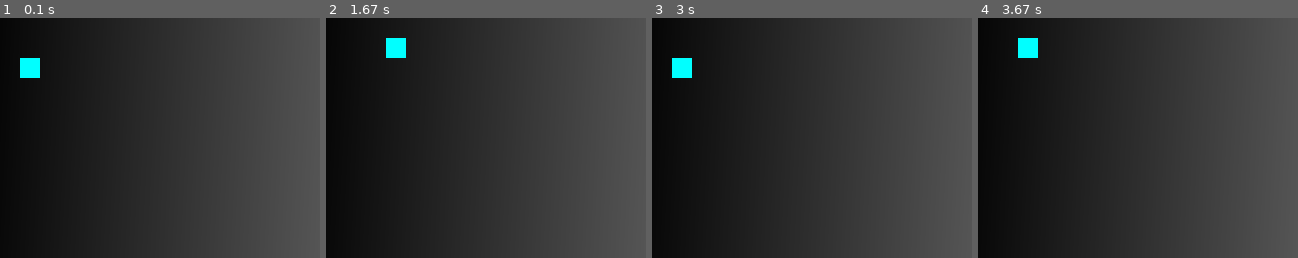
Above: before the commit, frames 1-4 (left to right).
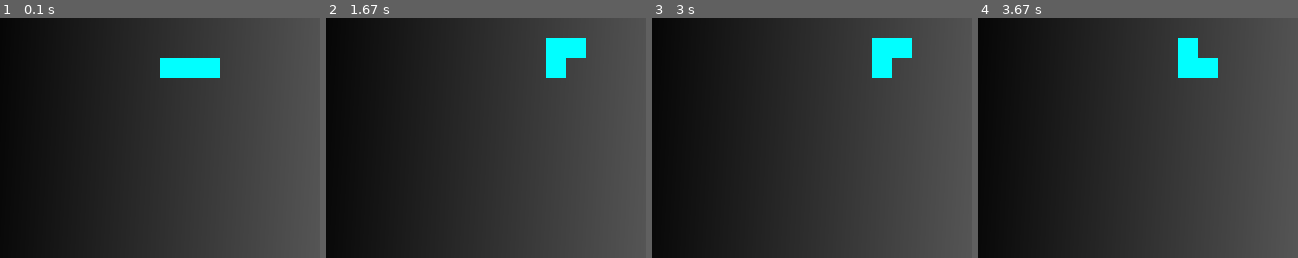
Above: after the commit, the same moments.

Repository: Malanius/pygame-snake
Game: pygame game, started from game.py
The game is run twice, just before and just after one commit, with the same random seed, the same clock (stepped at 60 frames per second) and the same inputs.
Inputs:
- Up to frame 1 (0.1 s): no input
- Up to frame 2 (1.67 s): hold Right 0.33-0.8 s; hold Up 0.83-1.3 s; hold Right from 1.33 s (still down)
- Up to frame 3 (3 s): release Right at 1.8 s; hold Left 1.83-2.37 s; hold Down 2.4-2.7 s; hold Left from 2.73 s (still down)
- Up to frame 4 (3.67 s): release Left at 3.13 s; hold Up 3.17-3.53 s; hold Right from 3.57 s (still down)
The pictures show only the part of the screen within x 0-50%, y 0-50%; the shares and areas given below are measured in that part.

The runs differ from the first frame. In frame 1, 2.1% of the frame differs, in the area x 6-69%, y 16-25%; in frame 2, 2.1%; in frame 3, 2.1%; in frame 4, 2.1%.

Commit message:
Move the snake

Diff:
--- a/game.py
+++ b/game.py
@@ -1,6 +1,7 @@
 import pygame
 
 running = True
+count = 0
 
 clock = pygame.time.Clock()
 screen = pygame.display.set_mode((640,480))
@@ -12,8 +13,8 @@
 character = pygame.image.load("character.png")
 
 SIZE = 20
-x = 1
-y = 2
+snake = [(10,2), (9,2), (8, 2)]
+dx, dy = 1, 0
 
 while running:
     # Event hadnling
@@ -24,22 +25,31 @@
             if event.key == pygame.K_ESCAPE:
                 running = False
             elif event.key == pygame.K_LEFT:
-                x -= 1
+                dx, dy = -1, 0
             elif event.key == pygame.K_RIGHT:
-                x += 1
+                dx, dy = 1, 0
             elif event.key == pygame.K_UP:
-                y -= 1
+                dx, dy = 0, -1
             elif event.key == pygame.K_DOWN:
-                y += 1
+                dx, dy = 0, 1
+
+    # Step
+    if count == 30:
+        x, y = snake[0]
+        snake.insert (0, (x + dx, y + dy))
+        snake.pop()
+        count = 0
 
     # Prepare scene
     ##screen.fill((127,0,0))
+    screen.blit(surface, (0,0))
 
-    screen.blit(surface, (0,0))
-    screen.blit(character, (x * SIZE,y * SIZE))
+    for x, y in snake:
+        screen.blit(character, (x * SIZE,y * SIZE))
 
     # Update the rewritten screen
     pygame.display.update()
 
     # Cycle tick
     clock.tick(60)
+    count += 1
